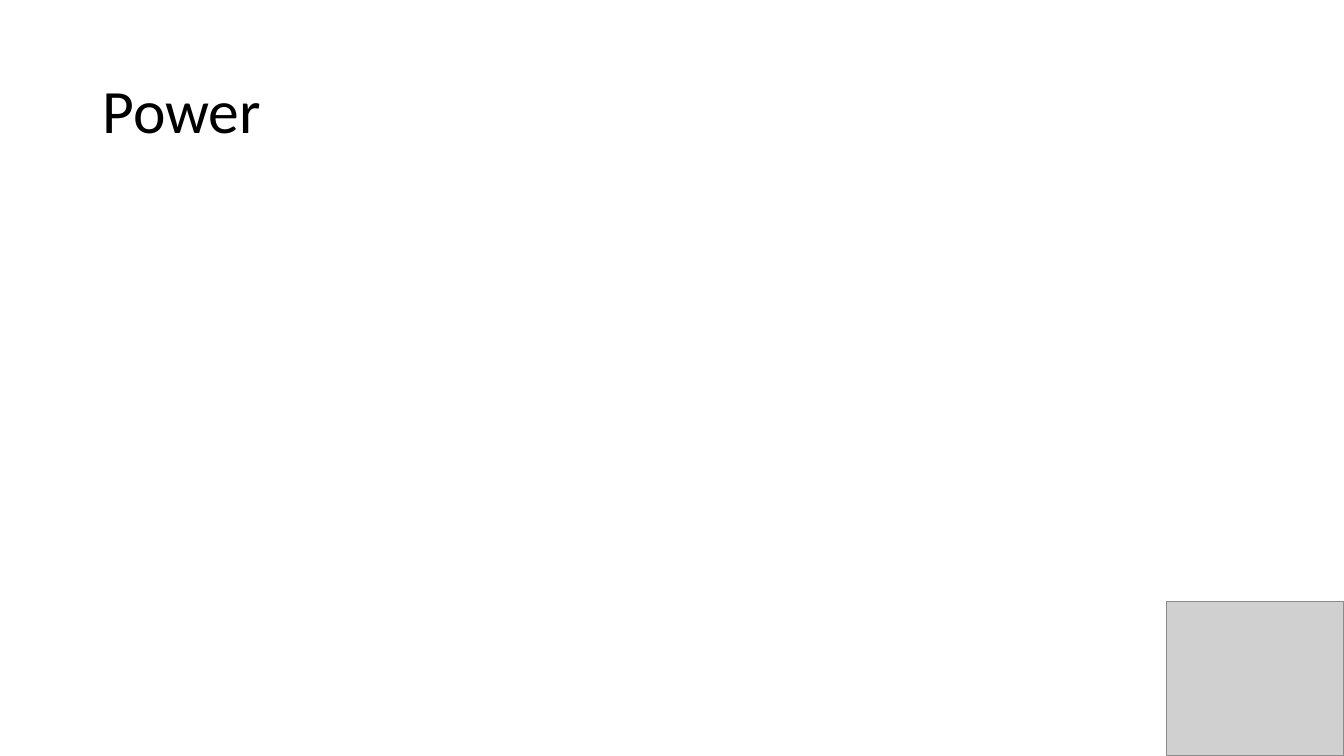
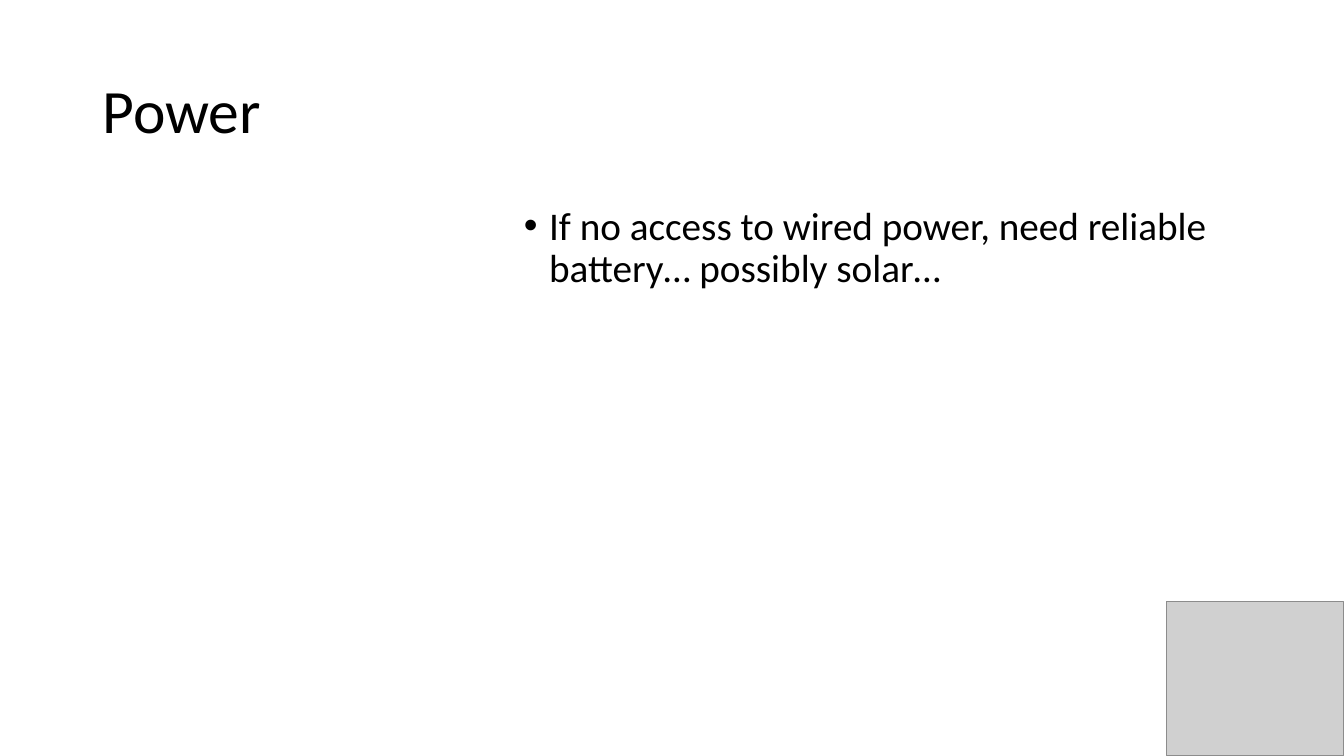
Before and after one commit to crimeprophet/CodeSaints, a slide deck: slide 15 of Weather Station.pptx. Drawn at 1344x756 pixels with LibreOffice and Linux fonts; fonts in the diff are those of the drawing; grey boxes stand for pictures. Boxes give left, top, right and bottom in pixels: in the first picture for what was removed or moved away, otherwise in the second. Text is boxed around its words. In the diff, an @@ line names an element or a change of style, - is before the commit and + after.

```diff
--- a/Weather Station.pptx
+++ b/Weather Station.pptx
@@ text added at [549,212,1206,289], 28 pt, text #000000 @@
+• If no access to wired power, need reliable battery… possibly solar…
```
Also in this commit, not shown: 7 other slides changed, 2 slides added, 2 slides removed.
